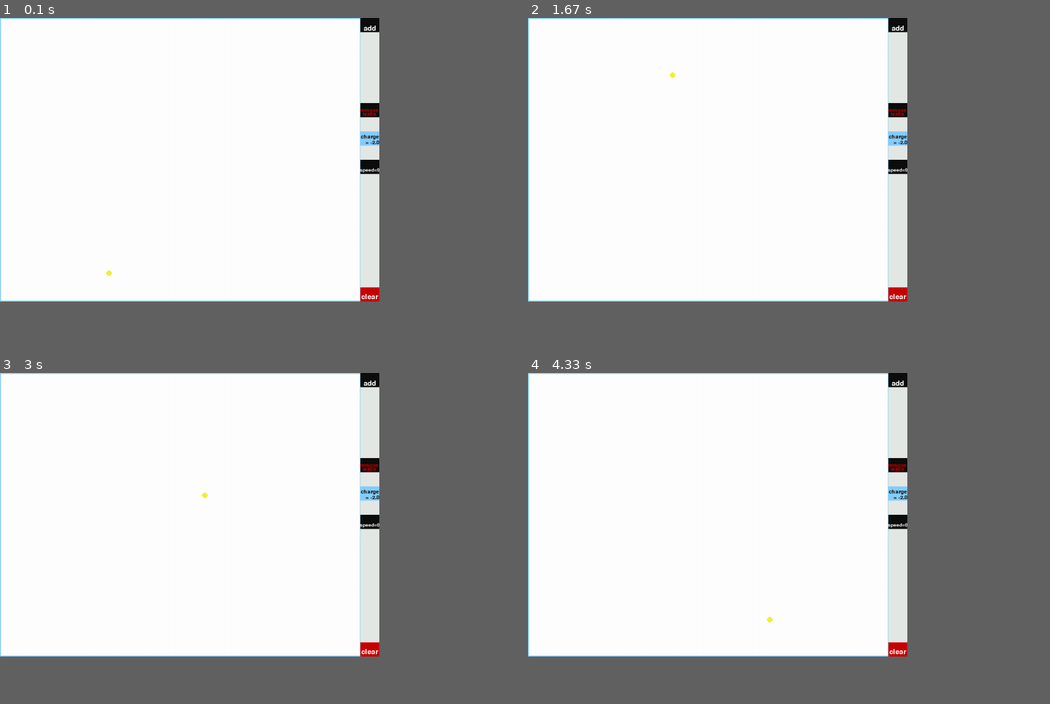
Above: before the commit, frames 1-4 (two rows, left to right).
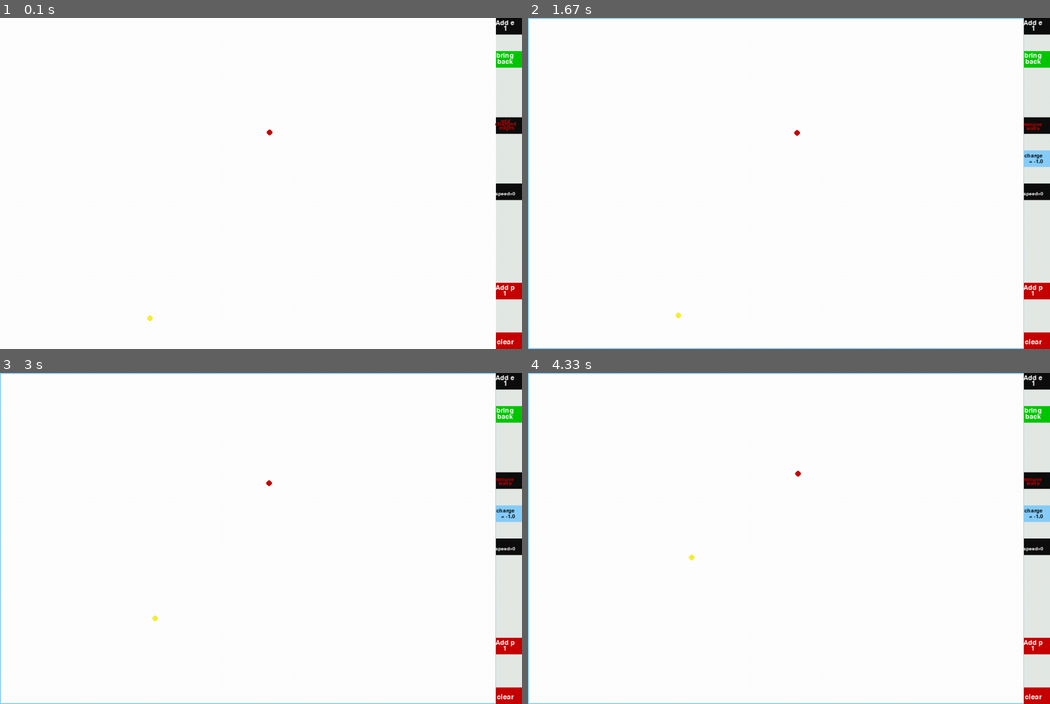
Above: after the commit, the same moments.

Repository: tgmjack/electron
Game: pygame game, started from E1.py
The game is run twice, just before and just after one commit, with the same random seed, the same clock (stepped at 60 frames per second) and the same inputs.
Inputs (mouse positions are in pixels of both pictures, inside the frame that each line leads up to):
- Up to frame 1 (0.1 s): no input
- Up to frame 2 (1.67 s): click "add" at 1.38 s
- Up to frame 3 (3 s): click (506, 409) at 2.72 s, where only the run after the commit has a clickable "bring"
- Up to frame 4 (4.33 s): click "speed=0" at 4.12 s
In our replay, the window is 654x490 before the commit and 900x572 after it. These sizes can differ from the game's own. Grey fills any space a smaller window leaves; there, only what the larger window draws over its background counts as a difference.

The runs differ from the first frame. In frame 1, 8.9% of the frame differs, in the area x 0-100%, y 0-100%; in frame 2, 9.0%; in frame 3, 9.0%; in frame 4, 9.0%.

Commit message:
Update E1.py

Diff:
--- a/E1.py
+++ b/E1.py
@@ -4,13 +4,12 @@
 import numpy as np
 import random
 import time
-
-# make quit work
-# click 1 thing for all data
-# change e size
-# frame rate
-# ability to change charge on walls
-##### add positive chargess
+## to do list
+# fix quit error
+# click 1 thing for all data speeds and positions
+# frame rate button
+# fix constants
+# get to run without python
 
 
 pygame.init()
@@ -19,11 +18,12 @@
 black = (0,0,0)
 yellow = (246,240,55)
 light_blue = (135,206,250)
+green = (0, 200, 0)
 white = (255,255,255)
 red = (200,0,0)
-screen_width = 800
-screen_height = 600
-display = pygame.display.set_mode((screen_width, screen_height))
+screen_width = 1100.0
+screen_height = 700.0
+display = pygame.display.set_mode((int(screen_width), int(screen_height)))
 pygame.display.set_caption('electron simulator')
 clock = pygame.time.Clock()
 
@@ -47,7 +47,6 @@
         self.speed_x = speed_x
         self.speed_y = speed_y
         self.num = electron_number
-        self.y_list = [0,0,0,0]
     def force_between(self,x1,x2,y1,y2,charge1,charge2,e_0):
         x = x1-x2
         y = y1-y2
@@ -60,39 +59,61 @@
             return(F)
 
     def draw_e(self,x,y):
-        black=(0,0,0)
         pygame.draw.circle(display, yellow,(int(x), int(y)), 6,6)
 
 class positron(electron):
-    def __init__():
-        super().__init__()
-        self.charge = + 1
+    def __init__(self,x,y,charge,speed_x,speed_y,electron_number):
+        self.x = x
+        self.y = y
+        self.charge = charge
+        self.speed_x = speed_x
+        self.speed_y = speed_y
+        self.num = electron_number
+
+    def draw_p(self,x,y):
+        pygame.draw.circle(display, red,(int(x), int(y)), 6,6)
 
 def simulation():
-    electron_dictionary = []
     click_delay = 0
+    electrons = []
     number_of_electrons = 1
     walls_button_y = screen_height*0.3
+    bring_back_button_y = screen_height * 0.1
+    bring_back_y =  bring_back_button_y
     e = -1.0
     y_list_ticker=0
-    mass_e = 0.0005
-    wall_charge = -2.0
+    mass_e = 0.002
+    too_far = 400
+    wall_charge = -1.0
+    new_positron_y = screen_height *0.8
     new_electron = False
+    new_positron = False
     speed_y_0_box = screen_height*0.5
     side_bar = screen_width*0.95
     new_e_button_height = screen_height*0.05
     wall_charge_button = screen_height*0.4
     choose_new_wall_charge = False
     clear_button_y = screen_height*0.95
+    positrons = []
     for i in range(number_of_electrons):
         x=(random.uniform(0,screen_width))
         y=(random.uniform(0,screen_height))
-        electron_dictionary.append(electron(x,y,e,0.0,0.0,i))
+        electrons.append(electron(x,y,e,0.0,0.0,i))
+          #(self,x,y,charge,speed_x,speed_y,electron_number):
     a = 0
-    no_walls = False
+    no_walls = True
+    number_of_positrons = 1
+    for p in range(number_of_positrons):
+        x=(random.uniform(0,screen_width))
+        y=(random.uniform(0,screen_height))
+        positrons.append(positron(x,y,-e,0.0,0.0,i))
     while a < 9:
         display.fill(white)
         for event in pygame.event.get():
+            if event.type == pygame.QUIT:
+                pygame.quit()
+                quit()
+                a = 11
             mouse = pygame.mouse.get_pos()
             click = pygame.mouse.get_pressed()
             if new_electron == True:
@@ -101,20 +122,39 @@
                         click_delay+=1
                         new_electron = False
                         number_of_electrons+=1
-                        electron_dictionary.append(electron(mouse[0],mouse[1],e,0,0,number_of_electrons))
+                        electrons.append(electron(mouse[0],mouse[1],e,0,0,number_of_electrons))
+
+            if new_positron == True:
+                if mouse[0]<side_bar:
+                    if click[0] == True and click_delay == 0:
+                        click_delay+=1
+                        new_positron = False
+                        number_of_positrons+=1
+                        positrons.append(positron(mouse[0],mouse[1],e,0,0,number_of_positrons))
+
             if mouse[0] > side_bar and mouse[1]<new_e_button_height:
                 if click[0] == True and click_delay == 0:
                     new_electron = True
                     click_delay+=1
             if mouse[0] > side_bar and mouse[1]>clear_button_y:
                 if click[0] == True and click_delay == 0:
-                    electron_dictionary = []
+                    electrons = []
+                    number_of_electrons = 0
+                    positrons = []
+                    number_of_positrons = 0
+            if mouse[0] > side_bar and new_positron_y < mouse[1] < new_positron_y + new_e_button_height:
+                if click[0] == True and click_delay == 0:
+                    new_positron = True
+                    click_delay+=1
+
             if mouse[0] > side_bar and speed_y_0_box<mouse[1]<speed_y_0_box +new_e_button_height:
-                print("wwwwwwwwwwwwwwwwwwwww")
                 if click[0] == True and click_delay == 0:
-                    for i in electron_dictionary:
+                    for i in electrons:
                         i.speed_x = 0
                         i.speed_y = 0
+                    for p in positrons:
+                        p.speed_x = 0
+                        p.speed_y = 0
 
             if mouse[0] > side_bar and walls_button_y<mouse[1]<walls_button_y +new_e_button_height:
                 print("wwwwwwwwwwwwwwwwwwwww")
@@ -133,6 +173,28 @@
                 if click[0] == True and click_delay == 0 and choose_new_wall_charge == True:
                     click_delay+=1
                     choose_new_wall_charge= False
+
+            if mouse[0] > side_bar and bring_back_y<mouse[1]<bring_back_y +new_e_button_height:
+                if click[0] == True and click_delay == 0:
+                    click_delay+=1
+                    for i in electrons:
+                        if i.x > side_bar:
+                            i.x = random.randint(screen_width*0.2,screen_width*0.8)
+                        if i.x < 0:
+                            i.x = random.randint(screen_width*0.2,screen_width*0.8)
+                        if i.y > screen_height:
+                            i.y = random.randint(screen_height*0.2,screen_height*0.8)
+                        if i.y < 0:
+                            i.y = random.randint(screen_height*0.2,screen_height*0.8)
+                    for i in positrons:
+                        if i.x > side_bar:
+                            i.x = random.randint(screen_width*0.2,screen_width*0.8)
+                        if i.x < 0:
+                            i.x = random.randint(screen_width*0.2,screen_width*0.8)
+                        if i.y > screen_height:
+                            i.y = random.randint(screen_height*0.2,screen_height*0.8)
+                        if i.y < 0:
+                            i.y = random.randint(screen_height*0.2,screen_height*0.8)
             if choose_new_wall_charge==True:
                 if event.type == pygame.KEYDOWN:
                     if event.key == K_0:
@@ -167,18 +229,22 @@
                         choose_new_wall_charge=False
 
         if new_electron == True and mouse[0]<side_bar:
-            pygame.draw.line(display, black,(mouse[0]-7,mouse[1]-7),(mouse[0]+7,mouse[1]+7),3) #
-            pygame.draw.line(display, black,(mouse[0]-7,mouse[1]+7),(mouse[0]+7,mouse[1]-7),3)
-        for i in electron_dictionary:
+            pygame.draw.line(display, yellow,(mouse[0]-7,mouse[1]-7),(mouse[0]+7,mouse[1]+7),3) #
+            pygame.draw.line(display, yellow,(mouse[0]-7,mouse[1]+7),(mouse[0]+7,mouse[1]-7),3)
+        if new_positron == True and mouse[0]<side_bar:
+            pygame.draw.line(display, red,(mouse[0]-7,mouse[1]-7),(mouse[0]+7,mouse[1]+7),3) #
+            pygame.draw.line(display, red,(mouse[0]-7,mouse[1]+7),(mouse[0]+7,mouse[1]-7),3)
+
+        for i in electrons:
             i.draw_e(i.x,i.y)
 
-            for j in electron_dictionary:
+            for j in electrons:
                 if i != j:
                     if i.y - j.y != 0:
                         theta = math.atan((i.x-j.x)/(i.y-j.y))
                     else:
                         theta = 1
-                    force = i.force_between(i.x,j.x,i.y,j.y,i.charge,j.charge,1.0)
+                    force = float(i.force_between(i.x,j.x,i.y,j.y,i.charge,j.charge,1.0))
                     dx = abs(i.x - j.x)
                     dy = abs(i.y - j.y)
                     if i.x > j.x and dy+dx != 0 :
@@ -200,28 +266,29 @@
                         i.y = float(screen_height)
                             #force_between(self,x1,x2,y1,y2,charge1,charge2,e_0):
                 if no_walls == False:
-                    if i.x < side_bar/2:
-                        force = i.force_between(i.x,0,i.y,i.y,i.charge,wall_charge,1.0)
+                    if 0<i.x < side_bar/2:
+                        force = float(i.force_between(i.x,0,i.y,i.y,i.charge,wall_charge,1.0))
                         i.speed_x += abs(force/mass_e)
-                        if i.x < -200:
-                            i.x = 2.0
-                    if i.x > side_bar/2:
-                        force = i.force_between(i.x,side_bar,i.y,i.y,i.charge,wall_charge,1.0)
+
+                    if i.x < 0:
+                        i.x = 2.0
+                    if side_bar> i.x > side_bar/2:
+                        force = float(i.force_between(i.x,side_bar,i.y,i.y,i.charge,wall_charge,1.0))
                         i.speed_x += -abs(force/mass_e)
-                        if i.x > side_bar + 200:
-                            i.x = float(side_bar - 2)
-                    print(type(i.speed_y))
-                    print(str(i.y))
-                    if i.y > screen_height/2:
+                    if i.x > side_bar :
+                        i.x = float(side_bar - 2.0)
+                    if screen_height > i.y > screen_height/2:
                         force = i.force_between(i.x,i.x,i.y,screen_height,i.charge,wall_charge,1.0)
-                        i.speed_y += -abs(force/mass_e)
-                        if i.y > screen_height + 200:
-                            i.y = float(screen_height - 1)
-                    if i.y < screen_height/2:
+                        i.speed_y += float(-abs(force/mass_e))
+                    if i.y > screen_height:
+                        i.y = float(screen_height - 2.0)
+                    if 0<i.y < screen_height/2:
                         force = i.force_between(i.x,i.x,i.y,0,i.charge,wall_charge,1.0)
-                        i.speed_y += abs(force/mass_e)
-                        if i.y < -200:
-                            i.y = 2.0
+                        if type(force) is None:
+                            force = 0.0
+                        i.speed_y += float(abs(force/mass_e))
+                    if i.y < 0:
+                        i.y = 2.0
 
                 if no_walls == True:
                     if i.x < 0:
@@ -237,6 +304,119 @@
                 if i.y < 1:
                     i.y = screen_height
 
+
+        for p in positrons:
+            p.draw_p(p.x,p.y)
+            for j in electrons:
+                if p.y - j.y != 0:
+                    theta = math.atan((p.x-j.x)/(p.y-j.y))
+                else:
+                    theta = 1
+                force = p.force_between(p.x,j.x,p.y,j.y,p.charge,j.charge,1.0)
+                dx = abs(p.x - j.x)
+                dy = abs(p.y - j.y)
+                if p.x > j.x and dy+dx != 0 :
+                    p.speed_x += -abs((force/mass_e)*math.cos(theta)) *(dx/(dy+dx))
+                    j.speed_x +=abs((force/mass_e)*math.cos(theta)) *(dx/(dy+dx))
+                if p.x < j.x and dy+dx != 0:
+                    p.speed_x += abs((force/mass_e)*math.cos(theta))*(dx/(dy+dx))
+                    j.speed_x += -abs((force/mass_e)*math.cos(theta))*(dx/(dy+dx))
+                if p.y > j.y and dy+dx != 0:
+                    p.speed_y += -abs((force/mass_e)*math.sin(theta))*(dy/(dy+dx))
+                    j.speed_y += abs((force/mass_e)*math.sin(theta))*(dy/(dy+dx))
+                if p.y < j.y and dy+dx != 0:
+                    p.speed_y += abs((force/mass_e)*math.sin(theta))*(dy/(dy+dx))
+                    j.speed_y += -abs((force/mass_e)*math.sin(theta))*(dy/(dy+dx))
+
+            for z in positrons:
+                if p != z:
+                    if p.y - z.y != 0:
+                        theta = math.atan((p.x-z.x)/(p.y-z.y))
+                    else:
+                        theta = 1
+                    force = p.force_between(p.x,z.x,p.y,z.y,p.charge,z.charge,1.0)
+                    dx = abs(p.x - z.x)
+                    dy = abs(p.y - z.y)
+                    if p.x > z.x and dy+dx != 0 :
+                        p.speed_x += abs((force/mass_e)*math.cos(theta)) *(dx/(dy+dx))
+                        z.speed_x += -abs((force/mass_e)*math.cos(theta)) *(dx/(dy+dx))
+                    if p.x < z.x and dy+dx != 0:
+                        p.speed_x += -abs((force/mass_e)*math.cos(theta))*(dx/(dy+dx))
+                        z.speed_x += abs((force/mass_e)*math.cos(theta)) *(dx/(dy+dx))
+                    if p.y > z.y and dy+dx != 0:
+                        p.speed_y += abs((force/mass_e)*math.sin(theta))*(dy/(dy+dx))
+                        z.speed_y += -abs((force/mass_e)*math.cos(theta)) *(dx/(dy+dx))
+                    if p.y < z.y and dy+dx != 0:
+                        p.speed_y += -abs((force/mass_e)*math.sin(theta))*(dy/(dy+dx))
+                        z.speed_y += abs((force/mass_e)*math.cos(theta)) *(dx/(dy+dx))
+                if no_walls == True:
+                    if p.x>side_bar-1 and p.speed_x > 0:
+                        p.x = 0.0
+                    if  p.x<1 and p.speed_x < 0:
+                        p.x = float(side_bar-1 )
+                    if  p.y>screen_height-2 and p.speed_y > 0:
+                        p.y = 0.0
+                    if  p.y<1 and p.speed_y < 0:
+                        p.y = float(screen_height)
+                            #force_between(self,x1,x2,y1,y2,charge1,charge2,e_0):
+                if no_walls == False:
+                    if p.x != 0:
+                        if 0<p.x < side_bar/2 :
+                            force = float(p.force_between(p.x,0,p.y,p.y,p.charge,wall_charge,1.0))
+                            p.speed_x += -abs(force/mass_e)
+                        if p.x < -too_far:
+                            p.x = 2.0
+                        if -too_far < p.x < 0:
+                            force = float(p.force_between(p.x,0,p.y,p.y,p.charge,wall_charge,1.0))
+                            p.speed_x += -abs(force/mass_e)
+
+
+                    if p.x != side_bar:
+                        if side_bar >p.x > side_bar/2 :
+                            force = float(p.force_between(p.x,side_bar,p.y,p.y,p.charge,wall_charge,1.0))
+                            p.speed_x += abs(force/mass_e)
+                        if p.x > side_bar + too_far:
+                            p.x = float(side_bar - 2)
+                        if side_bar < p.x < side_bar + too_far:
+                            force = float(p.force_between(p.x,side_bar,p.y,p.y,p.charge,wall_charge,1.0))
+                            p.speed_x +=  -abs(force/mass_e)
+
+
+                    if p.y != screen_height:
+                        if screen_height>p.y > screen_height/2 :
+                            force = p.force_between(p.x,p.x,p.y,screen_height,p.charge,wall_charge,1.0)
+                            p.speed_y += abs(force/mass_e)
+                        if p.y > screen_height + too_far:
+                            p.y = screen_height - 2
+                        if screen_height < p.y < screen_height + too_far:
+                            force = p.force_between(p.x,p.x,p.y,screen_height,p.charge,wall_charge,1.0)
+                            p.speed_y += -abs(force/mass_e)
+
+                    if p.y != 0:
+                        if p.y < screen_height/2:
+                            force = p.force_between(p.x,p.x,p.y,0,p.charge,wall_charge,1.0)
+                            p.speed_y += -abs(force/mass_e)
+                        if p.y <-too_far:
+                            p.y = 2
+                        if 0 > p.y > -too_far:
+                            force = p.force_between(p.x,p.x,p.y,0,p.charge,wall_charge,1.0)
+                            p.speed_y += abs(force/mass_e)
+
+
+                if no_walls == True:
+                    if p.x < 0:
+                        p.x = side_bar
+                    if p.x > side_bar:
+                        p.x = 0
+                    if p.y > screen_height:
+                        p.y = 1
+                    if p.y < 0:
+                        p.y = screen_height -1
+
+                p.x += p.speed_x
+                p.y += p.speed_y
+
+
         if click_delay == 3:
             click_delay = 0
         if click_delay > 0:
@@ -248,11 +428,20 @@
             pygame.draw.rect(display, light_blue,[0, 0, screen_width, 2])
             pygame.draw.rect(display, light_blue,[0, screen_height - 2, screen_width, 2])
 
-        pygame.draw.rect(display, light_grey,[side_bar, 0, 500, screen_height])
-        pygame.draw.rect(display, dark_grey,[side_bar, 0, 500, new_e_button_height])
-        pygame.draw.rect(display, dark_grey,[side_bar, walls_button_y, 500, new_e_button_height])
-        pygame.draw.rect(display, dark_grey,[side_bar, speed_y_0_box, 500, new_e_button_height])
-        message_diplay(side_bar+ 20, 22 ,"add", 15, white)
+        pygame.draw.rect(display, light_grey,[side_bar, 0, 200, screen_height])
+        pygame.draw.rect(display, dark_grey,[side_bar, 0, 200, new_e_button_height])
+        pygame.draw.rect(display, dark_grey,[side_bar, walls_button_y, 200, new_e_button_height])
+        pygame.draw.rect(display, red,[side_bar, new_positron_y, 500, new_e_button_height])
+
+        pygame.draw.rect(display, green ,[side_bar, bring_back_button_y, 200, new_e_button_height])
+
+        pygame.draw.rect(display, dark_grey,[side_bar, speed_y_0_box, 200, new_e_button_height])
+        message_diplay(side_bar+ 19, 10 ,"Add e", 14, white)
+        message_diplay(side_bar+ 19, bring_back_button_y+10 ,"bring", 14, white)
+        message_diplay(side_bar+ 19, bring_back_button_y+22 ,"back", 14, white)
+        message_diplay(side_bar+ 19, new_positron_y+10 ,"Add p", 14, white)
+        message_diplay(side_bar+ 19, new_positron_y+22 ,str(number_of_positrons), 14, white)
+        message_diplay(side_bar+ 20, 22 ,str(number_of_electrons), 15, white)
         message_diplay(side_bar+ 20, speed_y_0_box + 22 ,"speed=0", 10, white)
         pygame.draw.rect(display, red,[side_bar, clear_button_y, 500, new_e_button_height])
         message_diplay(side_bar + 20, clear_button_y+20,"clear", 15, white)
@@ -273,7 +462,7 @@
 
 
         pygame.display.update()
-        clock.tick(100)
+        clock.tick(200)
 
 simulation()
 pygame.quit()
